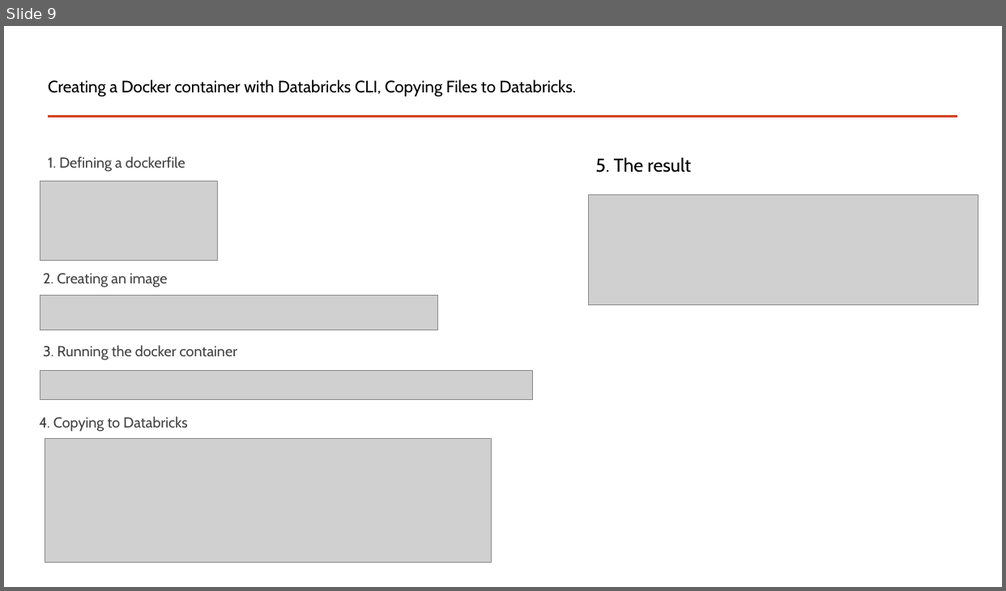
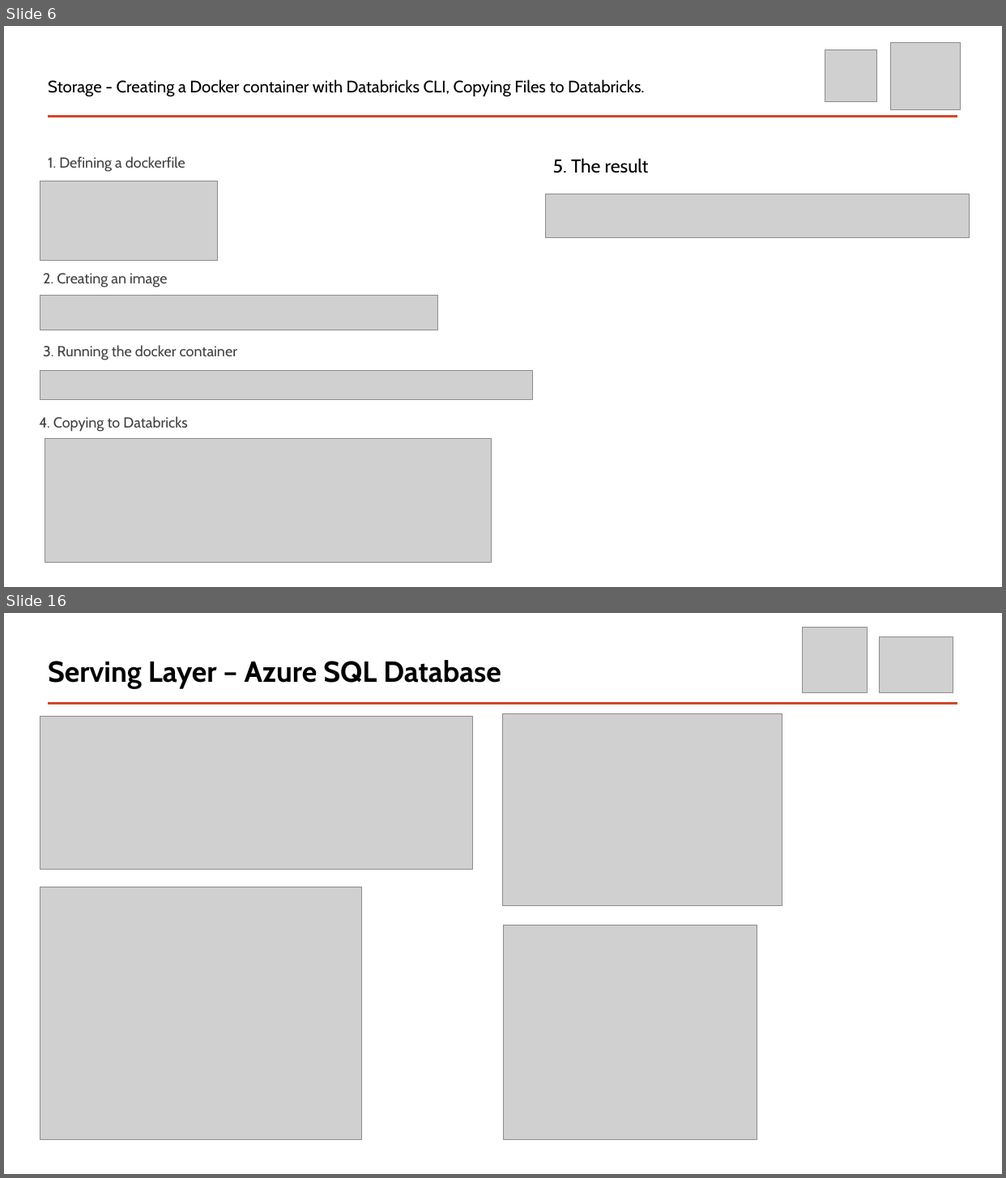
Before and after one commit to piotreks-uw-edu/kafka-weather-pipeline, a slide deck: Presentation/Processing Data on Air Pollution in Europe on Modern Data Platform.pptx. Shown one above the other, each under a label of ours: slide 9 before the commit, slides 6 and 16 after it; the slides between them are not shown. The pictures are 1006x591 and 1006x1178 pixels, drawn with LibreOffice and Linux fonts; fonts in the diff are those of the drawing; grey boxes stand for pictures. Boxes give left, top, right and bottom in pixels: in the first picture for what was removed or moved away, otherwise in the second. Text is boxed around its words. In the diff, an @@ line names an element or a change of style, - is before the commit and + after.

```diff
--- a/Presentation/Processing Data on Air Pollution in Europe on Modern Data Platform.pptx
+++ b/Presentation/Processing Data on Air Pollution in Europe on Modern Data Platform.pptx
@@ slide 16 added at (x1=4, y1=613, x2=1002, y2=1174), background #FFFFFF; not listed: 1 template element that a slide beside it also shows @@
@@ picture added at (x1=803, y1=628, x2=867, y2=693) @@
@@ title added at (x1=48, y1=660, x2=501, y2=689), 28 pt, text #000000, bold @@
+Serving Layer – Azure SQL Database
@@ picture added at (x1=880, y1=637, x2=953, y2=693) @@
@@ picture added at (x1=40, y1=717, x2=473, y2=870) @@
@@ picture added at (x1=503, y1=714, x2=782, y2=905) @@
@@ picture added at (x1=40, y1=887, x2=362, y2=1141) @@
@@ picture added at (x1=503, y1=925, x2=758, y2=1141) @@
@@ what was slide 9 is now slide 6 @@
@@ slide 6 changed as well @@
@@ picture added at (x1=891, y1=43, x2=961, y2=110) @@
@@ picture added at (x1=825, y1=50, x2=878, y2=102) @@
@@ title at (x1=48, y1=79, x2=644, y2=96): text changed @@
-Creating a Docker container with Databricks CLI, Copying Files to Databricks.
+Storage - Creating a Docker container with Databricks CLI, Copying Files to Databricks.
@@ text "5. The result" moved from (x1=595, y1=157, x2=691, y2=173) to (x1=553, y1=158, x2=649, y2=173) @@
@@ picture added at (x1=546, y1=194, x2=970, y2=237) @@
@@ picture removed at (x1=589, y1=195, x2=978, y2=305) @@
```
Also in this commit, not shown: 3 other slides changed, 11 other slides added, 11 slides removed, 1 other file.
